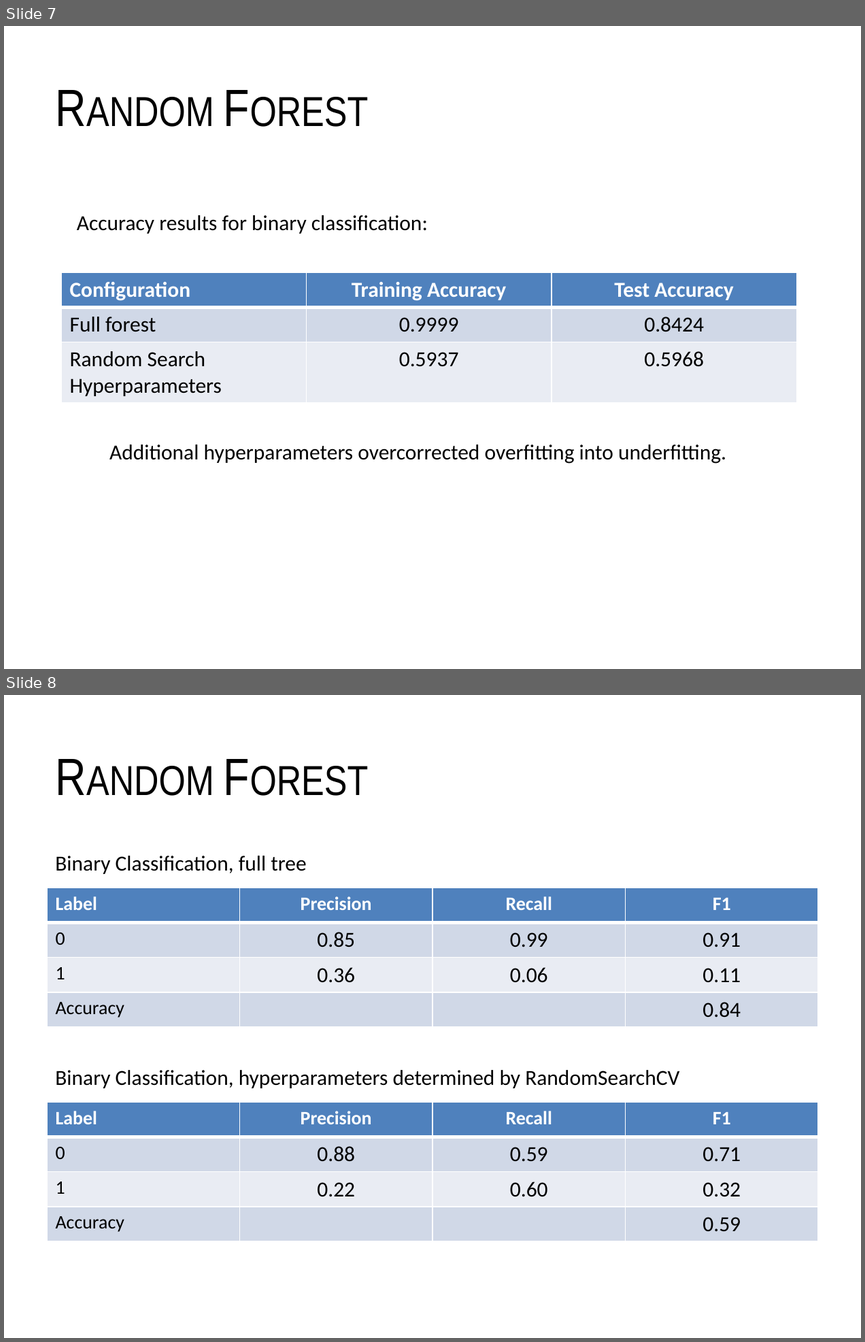
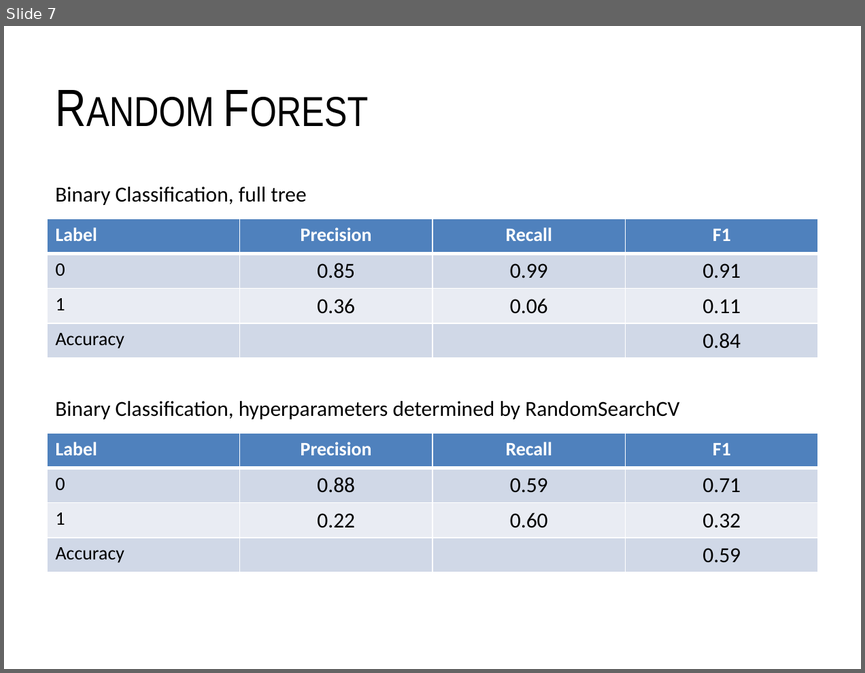
Before and after one commit to brianna-mitri/project-4, a slide deck: Work/DB_Work/PowerPoint/Data & Models.pptx. Shown one above the other, each under a label of ours: slides 7 and 8 before the commit, slide 7 after it. The pictures are 865x1342 and 865x673 pixels, drawn with LibreOffice and Linux fonts; fonts in the diff are those of the drawing. Boxes give left, top, right and bottom in pixels: in the first picture for what was removed or moved away, otherwise in the second. Text is boxed around its words. In the diff, an @@ line names an element or a change of style, - is before the commit and + after.

```diff
--- a/Work/DB_Work/PowerPoint/Data & Models.pptx
+++ b/Work/DB_Work/PowerPoint/Data & Models.pptx
@@ slide 7 removed at box(4, 26, 861, 669), background #FFFFFF @@
@@ text removed at box(77, 215, 428, 233) @@
-Accuracy results for binary classification:
@@ table removed at box(61, 272, 797, 401), 3 rows, 3 columns @@
-Configuration | Training Accuracy | Test Accuracy
-Full forest | 0.9999 | 0.8424
-Random Search Hyperparameters | 0.5937 | 0.5968
@@ title removed at box(70, 351, 143, 367) @@
-Random Forest
@@ text removed at box(109, 444, 726, 463) @@
-Additional hyperparameters overcorrected overfitting into underfitting.
@@ what was slide 8 is now slide 7 @@
```
Also in this commit, not shown: 1 slide changed, 12 other files.
